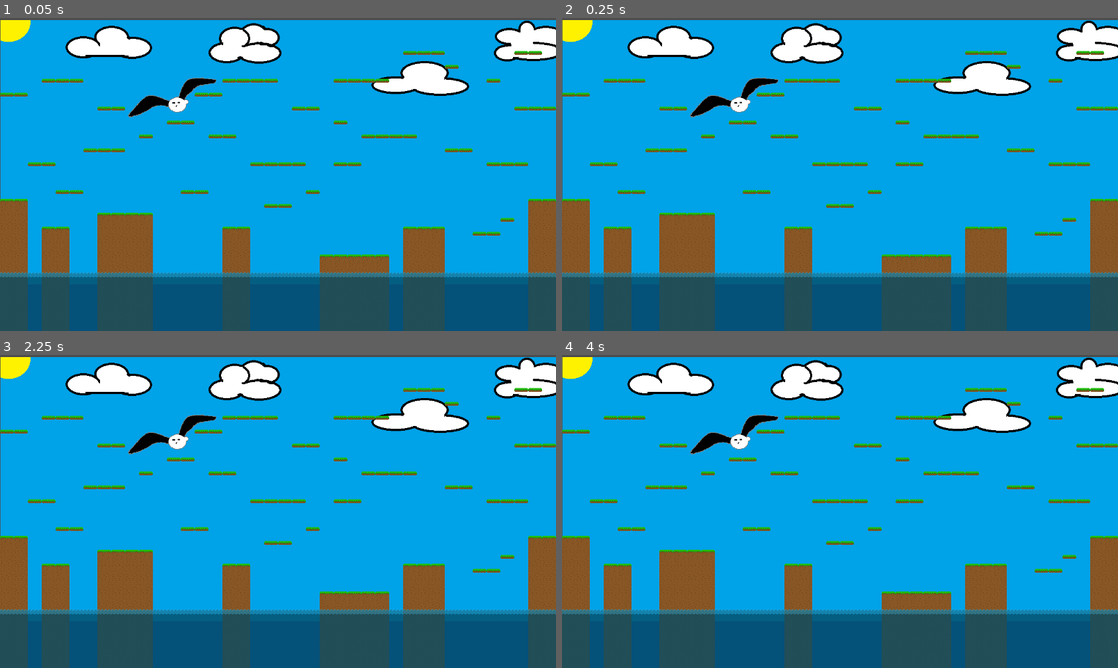
Above: before the commit, frames 1-4 (two rows, left to right).
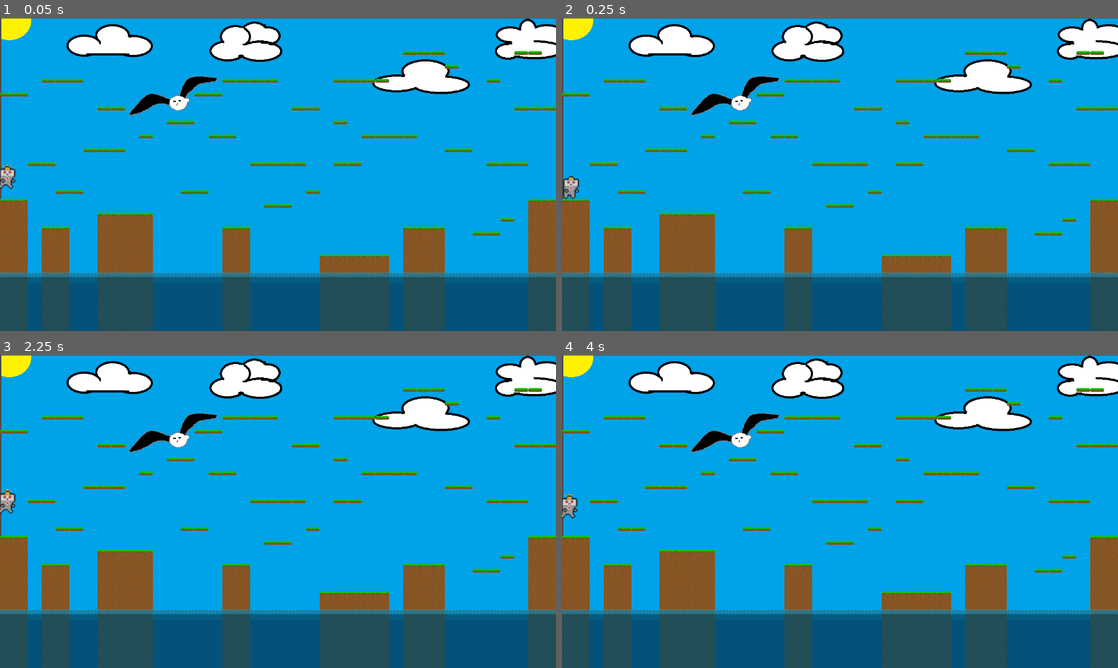
Above: after the commit, the same moments.

Repository: VjjT/gamejamtiimi7
Game: Godot game, scene res://level/main.tscn
Same seed, same stepped clock (60 frames per second), same inputs: the game is played once before the commit and once after it.
Inputs:
- Up to frame 1 (0.05 s): no input
- Up to frame 2 (0.25 s): no input
- Up to frame 3 (2.25 s): tap Enter at 0.5 s; tap Space at 2 s
- Up to frame 4 (4 s): tap Enter at 3.5 s

The runs differ from the first frame. In frame 1, 3.1% of the frame differs, in the area x 0-100%, y 0-58%; in frame 2, 3.1%; in frame 3, 3.1%; in frame 4, 3.1%.

Commit message:
Hahmon liikkuminen

Diff:
--- a/tiimi-7-gamejam/level/main.tscn
+++ b/tiimi-7-gamejam/level/main.tscn
@@ -1,12 +1,13 @@
-[gd_scene load_steps=3 format=4 uid="uid://ddwgfcpabegla"]
+[gd_scene load_steps=4 format=4 uid="uid://ddwgfcpabegla"]
 
 [ext_resource type="Texture2D" uid="uid://fy6nk5vcwcjg" path="res://taustakuva/pelitausta.png" id="1_0ukcc"]
 [ext_resource type="TileSet" uid="uid://celmanpeemho8" path="res://level/scane/leveltiles.tres" id="1_414cb"]
+[ext_resource type="PackedScene" uid="uid://4dtjqnqftuu" path="res://pelaaja/pelaaja.tscn" id="3_nt2wp"]
 
 [node name="main" type="Node2D"]
 
 [node name="taustakuva" type="Sprite2D" parent="."]
-position = Vector2(641, 365)
+position = Vector2(643, 361)
 texture = ExtResource("1_0ukcc")
 
 [node name="TileMapLayer" type="TileMapLayer" parent="."]
@@ -19,3 +20,6 @@
 z_index = 10
 tile_map_data = PackedByteArray("AAD//xQAAwAAAAIAAAAAABQAAwAAAAIAAAABABUAAwAAAAIAAAACABUAAwAAAAIAAAADABUAAwAAAAIAAAAEAB …(3280 unchanged characters)…
 tile_set = ExtResource("1_414cb")
+
+[node name="pelaaja" parent="." instance=ExtResource("3_nt2wp")]
+position = Vector2(20, 375)
--- /dev/null
+++ b/tiimi-7-gamejam/pelaaja/pelaaja.tscn
@@ -0,0 +1,107 @@
+[gd_scene load_steps=8 format=3 uid="uid://4dtjqnqftuu"]
+
+[ext_resource type="Texture2D" uid="uid://chtulh072ekve" path="res://pelaaja/pelaaja.png" id="1_1tdaa"]
+
+[sub_resource type="GDScript" id="GDScript_1tdaa"]
+script/source = "extends CharacterBody2D
+
+const SPEED = 200.0
+const JUMP_VELOCITY = -300.0
+const MAX_JUMPS = 2
+
+var jump_count = 0
+
+func _physics_process(delta: float) -> void:
+	# Gravity
+	if not is_on_floor():
+		velocity += get_gravity() * delta
+	else:
+		jump_count = 0
+
+	# Jump + double jump
+	if Input.is_action_just_pressed(\"ui_accept\") and jump_count < MAX_JUMPS:
+		velocity.y = JUMP_VELOCITY
+		jump_count += 1
+
+	# Movement
+	var direction := Input.get_axis(\"ui_left\", \"ui_right\")
+	if direction:
+		velocity.x = direction * SPEED
+	else:
+		velocity.x = move_toward(velocity.x, 0, SPEED)
+
+	move_and_slide()
+
+	update_animation(direction)
+
+
+func update_animation(direction):
+	var sprite = $AnimatedSprite2D
+
+	if not is_on_floor():
+		sprite.play(\"jump\")
+	elif direction != 0:
+		sprite.play(\"move\")
+	else:
+		sprite.play(\"idle\")
+
+	# Flip sprite based on direction
+	if direction != 0:
+		sprite.flip_h = direction < 0
+"
+
+[sub_resource type="RectangleShape2D" id="RectangleShape2D_1tdaa"]
+size = Vector2(35, 53)
+
+[sub_resource type="AtlasTexture" id="AtlasTexture_ujexf"]
+atlas = ExtResource("1_1tdaa")
+region = Rect2(0, 0, 32, 32)
+
+[sub_resource type="AtlasTexture" id="AtlasTexture_8qeqf"]
+atlas = ExtResource("1_1tdaa")
+region = Rect2(32, 32, 32, 32)
+
+[sub_resource type="AtlasTexture" id="AtlasTexture_h1ngt"]
+atlas = ExtResource("1_1tdaa")
+region = Rect2(32, 0, 32, 32)
+
+[sub_resource type="SpriteFrames" id="SpriteFrames_0g1sn"]
+animations = [{
+"frames": [{
+"duration": 1.0,
+"texture": SubResource("AtlasTexture_ujexf")
+}],
+"loop": true,
+"name": &"idle",
+"speed": 5.0
+}, {
+"frames": [{
+"duration": 1.0,
+"texture": SubResource("AtlasTexture_8qeqf")
+}],
+"loop": true,
+"name": &"jump",
+"speed": 5.0
+}, {
+"frames": [{
+"duration": 1.0,
+"texture": SubResource("AtlasTexture_h1ngt")
+}],
+"loop": true,
+"name": &"move",
+"speed": 5.0
+}]
+
+[node name="pelaaja" type="CharacterBody2D"]
+script = SubResource("GDScript_1tdaa")
+
+[node name="CollisionShape2D" type="CollisionShape2D" parent="."]
+texture_filter = 1
+position = Vector2(0.5, -3.5)
+shape = SubResource("RectangleShape2D_1tdaa")
+
+[node name="AnimatedSprite2D" type="AnimatedSprite2D" parent="."]
+position = Vector2(-7, -7)
+scale = Vector2(2, 2)
+sprite_frames = SubResource("SpriteFrames_0g1sn")
+animation = &"idle"
